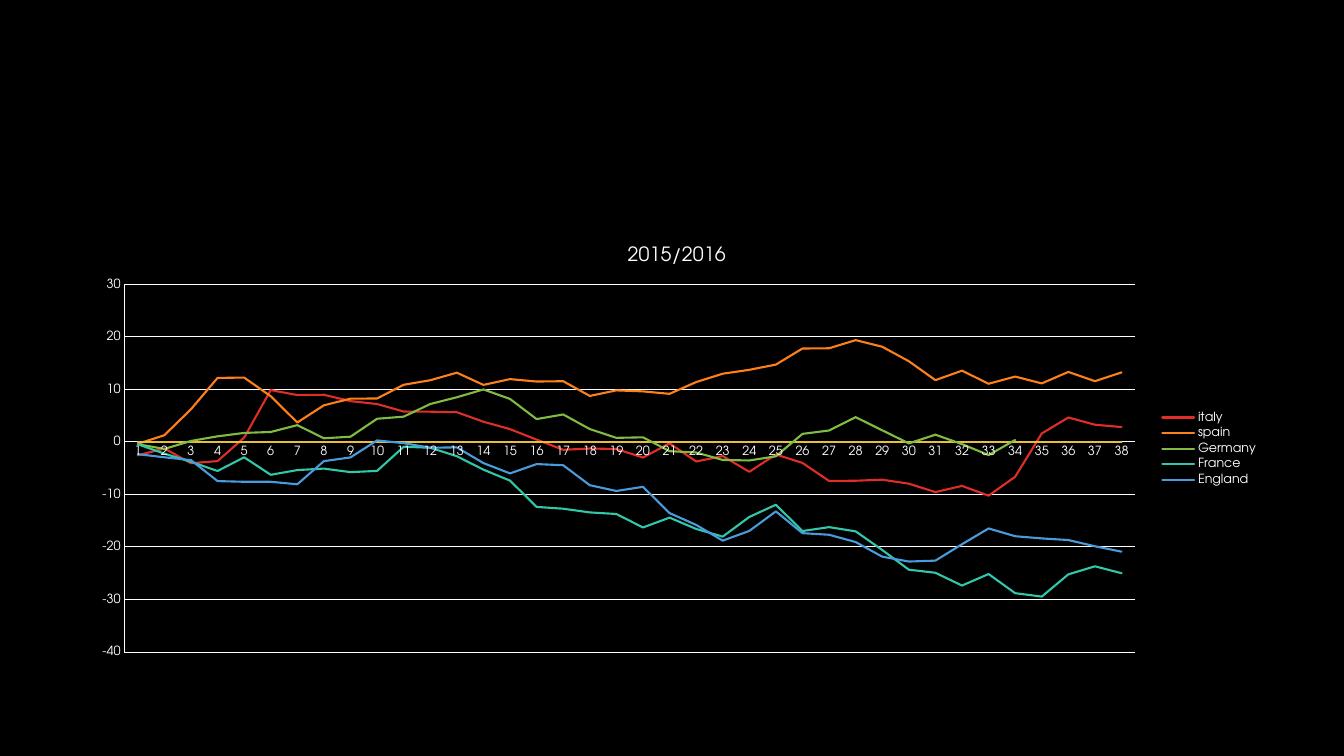
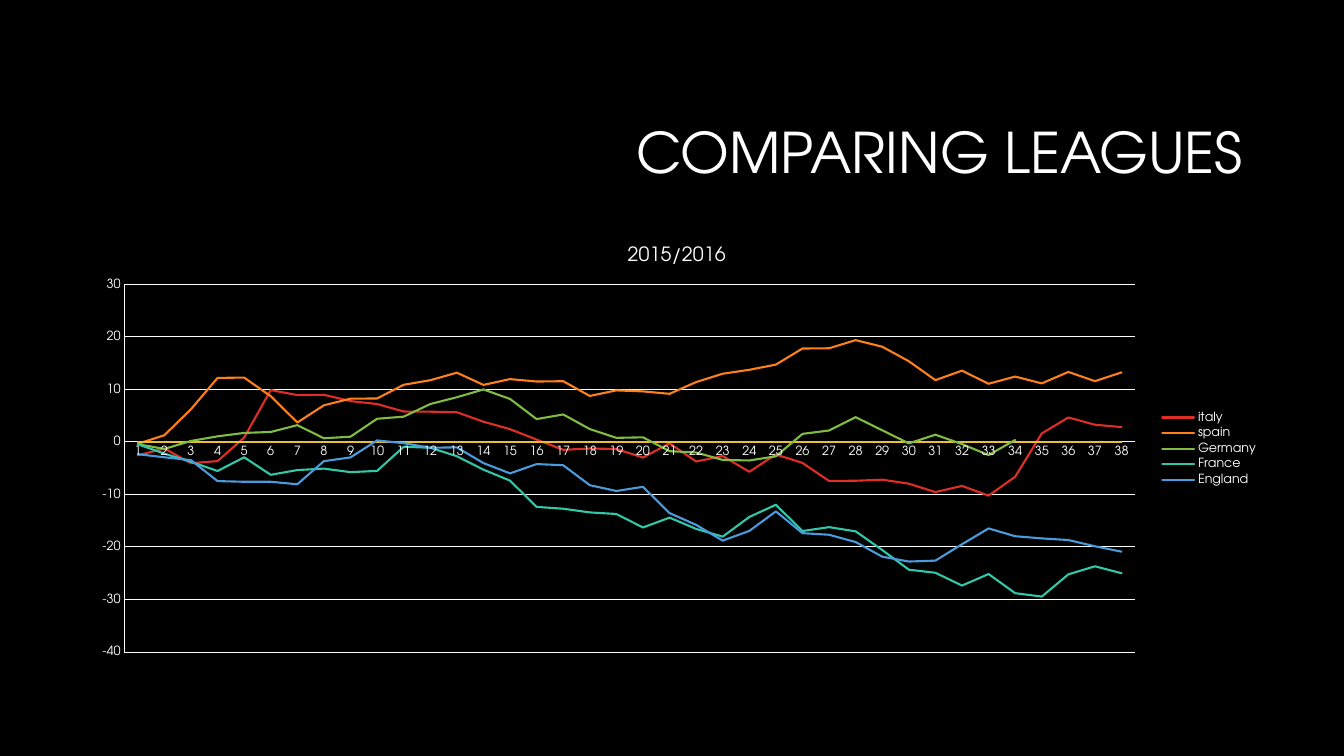
Before and after one commit to P1Analytics/DataMining-Football-Match-Prediction, a slide deck: slide 16 of TODO/spa_presentation.pptx. Drawn at 1344x756 pixels with LibreOffice and Linux fonts; fonts in the diff are those of the drawing; background and template pictures are left out. Boxes give left, top, right and bottom in pixels: in the first picture for what was removed or moved away, otherwise in the second. Text is boxed around its words. In the diff, an @@ line names an element or a change of style, - is before the commit and + after.

```diff
--- a/TODO/spa_presentation.pptx
+++ b/TODO/spa_presentation.pptx
@@ title added at [636,131,1242,174], 40 pt, text #FFFFFF @@
+COMPARING LEAGUES
```
Also in this commit, not shown: 2 other slides changed, 1 slide added, 2 slides removed, 5 other files.
